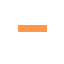
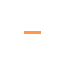
Layered file, before and after one edit (64 × 64). Changes by layer:
renamed "Layer 2" to "Layer 3", painted on it over box(18, 25, 47, 34)
